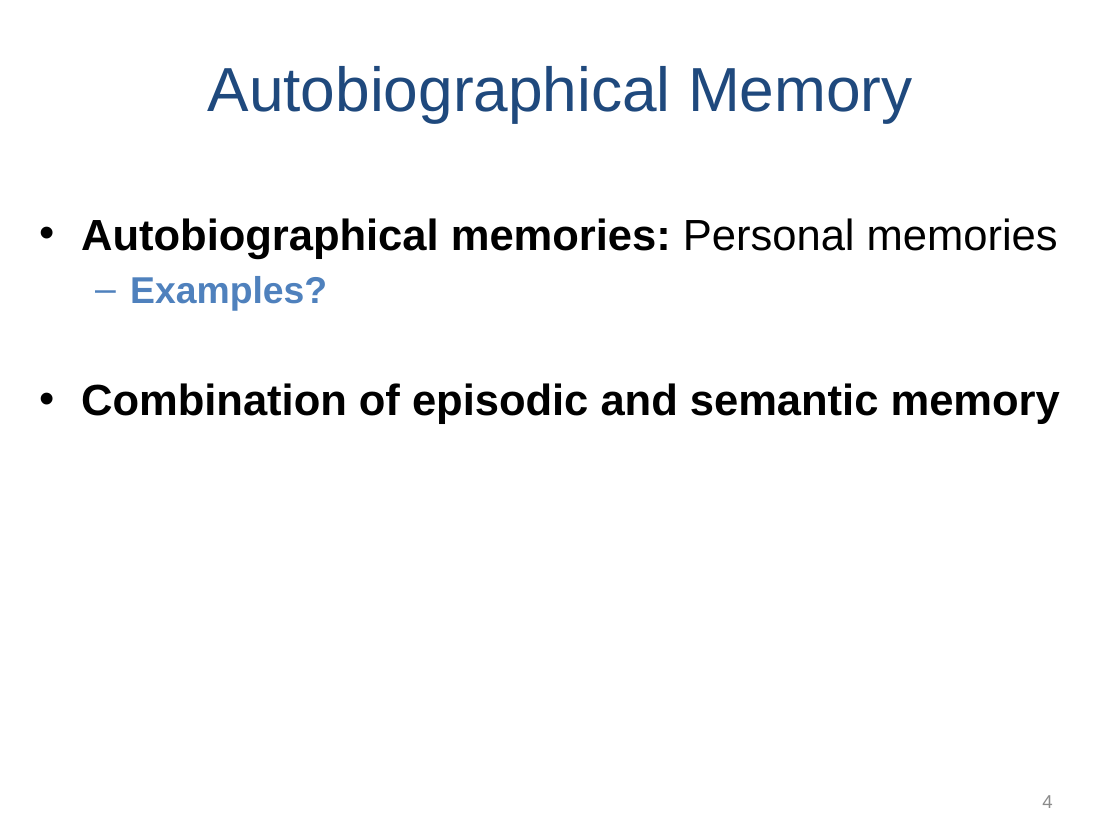
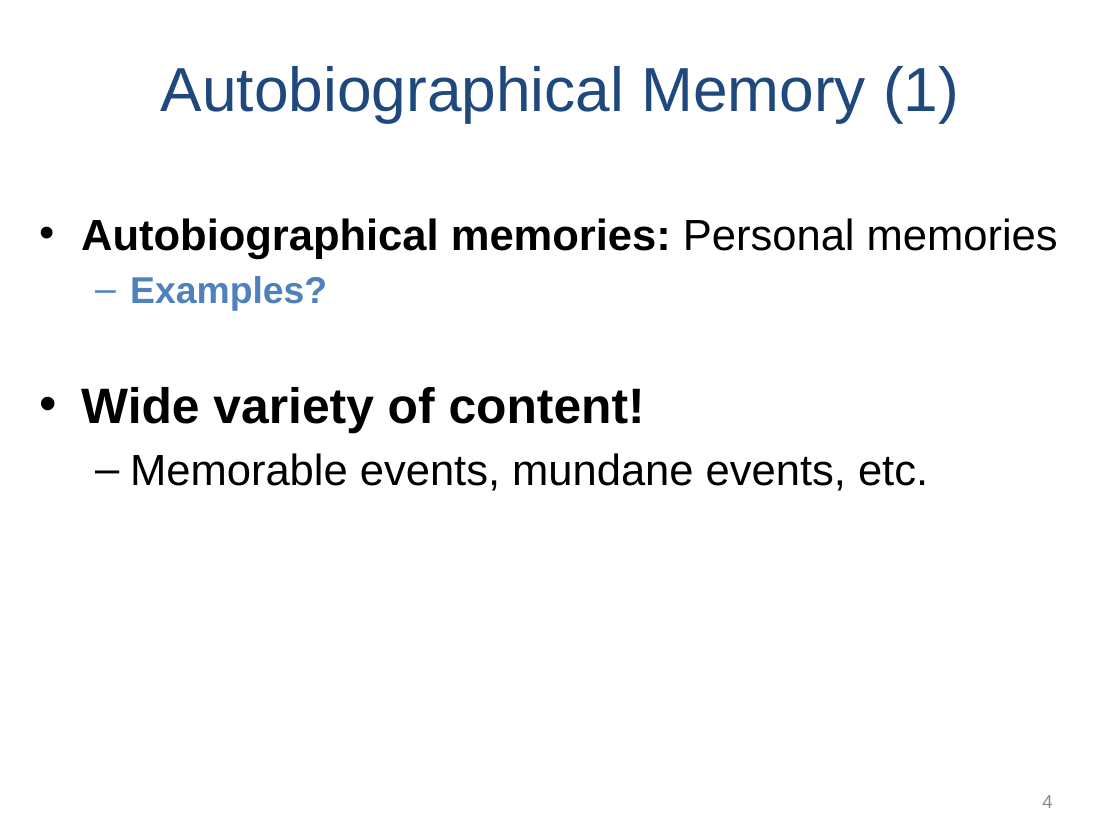
Before and after one commit to npm27/Teaching-Materials, a slide deck: slide 4 of Memory/Slides/Chapter 6.PPTX. Drawn at 1120x840 pixels with LibreOffice and Linux fonts; fonts in the diff are those of the drawing. Boxes give left, top, right and bottom in pixels: in the first picture for what was removed or moved away, otherwise in the second. Text is boxed around its words. In the diff, an @@ line names an element or a change of style, - is before the commit and + after.

```diff
--- a/Memory/Slides/Chapter 6.PPTX
+++ b/Memory/Slides/Chapter 6.PPTX
@@ title at (161,66,959,122): text changed @@
-Autobiographical Memory
+Autobiographical Memory (1)
@@ text at (81,387,928,491): text changed; bold off @@
-• Combination of episodic and semantic memory
+• Wide variety of content!
+  – Memorable events, mundane events, etc.
```
Also in this commit, not shown: 1 other slide changed, 1 slide added.
